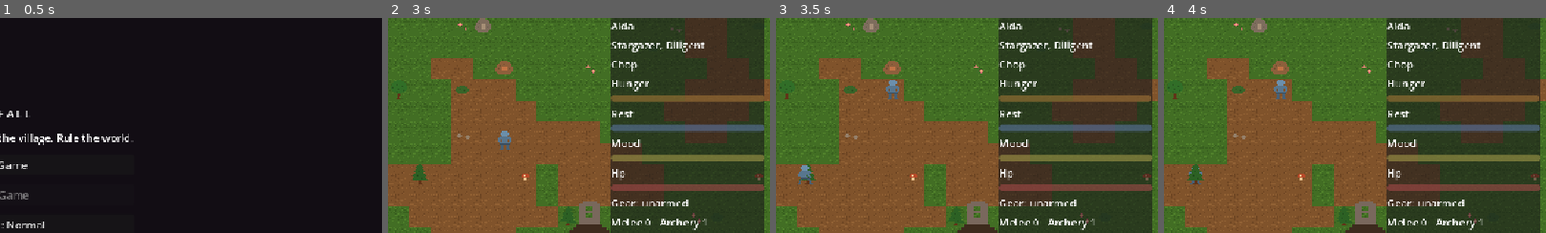
Above: before the commit, frames 1-4 (left to right).
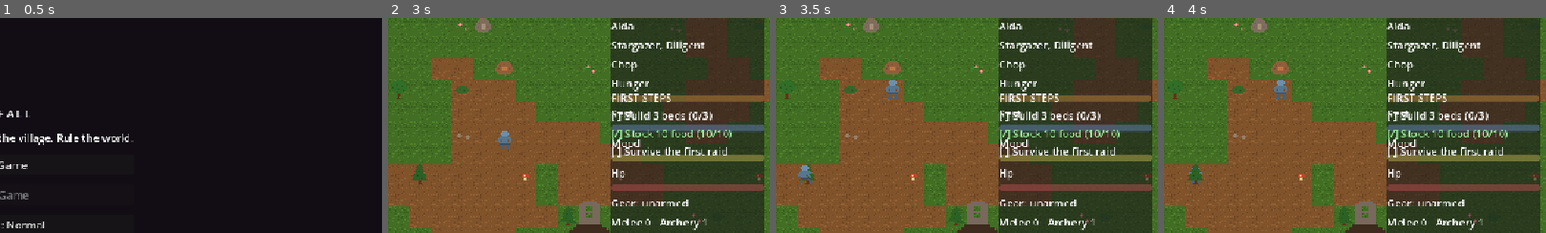
Above: after the commit, the same moments.

Repository: PakkaponBon/gameproject
Game: Godot game, scene res://scenes/main_menu.tscn
The game is run twice, just before and just after one commit, with the same random seed, the same clock (stepped at 60 frames per second) and the same inputs.
Inputs:
- Up to frame 1 (0.5 s): no input
- Up to frame 2 (3 s): click "New Game" at 0.5 s; click "Continue" at 1.25 s; click "Continue" at 2 s; click "Skip" at 2.75 s
- Up to frame 3 (3.5 s): no input
- Up to frame 4 (4 s): click "||" at 3.5 s
The pictures show only the part of the screen within x 50-100%, y 11-61%; the shares and areas given below are measured in that part.

Frame 1 is identical in both runs. In frame 2, 2.0% of the frame differs, in the area x 58-90%, y 35-65%; in frame 3, 2.0%; in frame 4, 2.0%.
Error before the commit: Parse Error: The function signature doesn't match the parent. Parent signature is "_set(StringName, Variant) -> bool". (res://scripts/objective_tracker.gd:48)

Commit message:
Fix: rename objective helper (collided with Object._set virtual)
Co-Authored-By: Claude Fable 5 <noreply@anthropic.com>

Diff:
--- a/scripts/objective_tracker.gd
+++ b/scripts/objective_tracker.gd
@@ -40,11 +40,11 @@
 	var food := get_tree().get_nodes_in_group("food").size()
 	var raid_beaten: bool = main.raid_director.raid_count >= 1 \
 			and get_tree().get_nodes_in_group("raiders").is_empty()
-	_set(_labels.beds, beds >= 3, "Build 3 beds (%d/3)" % mini(beds, 3))
-	_set(_labels.food, food >= 10, "Stock 10 food (%d/10)" % mini(food, 10))
-	_set(_labels.raid, raid_beaten, "Survive the first raid")
+	_set_goal(_labels.beds, beds >= 3, "Build 3 beds (%d/3)" % mini(beds, 3))
+	_set_goal(_labels.food, food >= 10, "Stock 10 food (%d/10)" % mini(food, 10))
+	_set_goal(_labels.raid, raid_beaten, "Survive the first raid")
 	visible = not (beds >= 3 and food >= 10 and raid_beaten)
 
-func _set(label: Label, done: bool, text: String) -> void:
+func _set_goal(label: Label, done: bool, text: String) -> void:
 	label.text = ("[/] " if done else "[ ] ") + text
 	label.modulate = Color(0.6, 0.9, 0.6) if done else Color.WHITE
